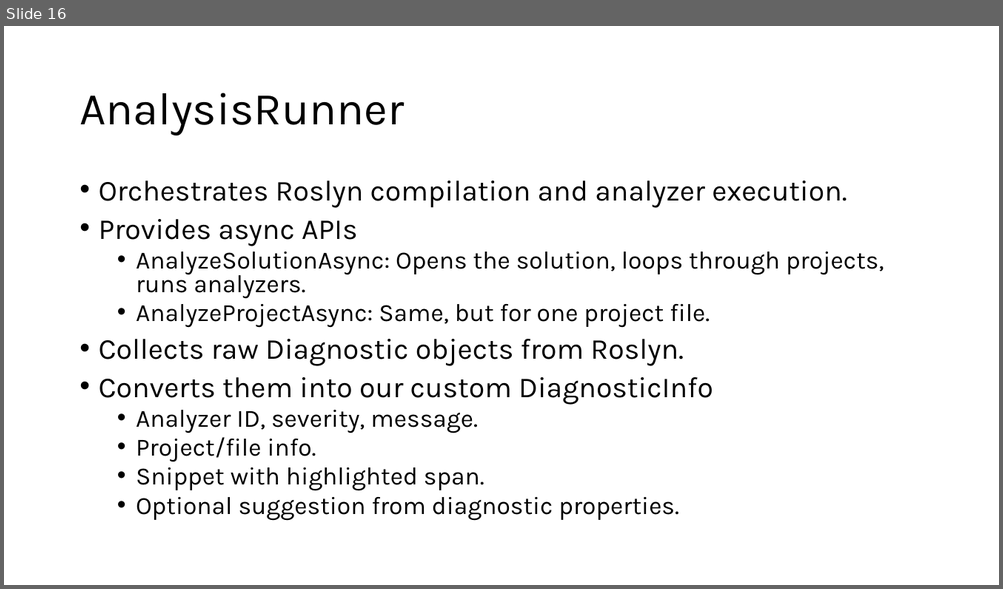
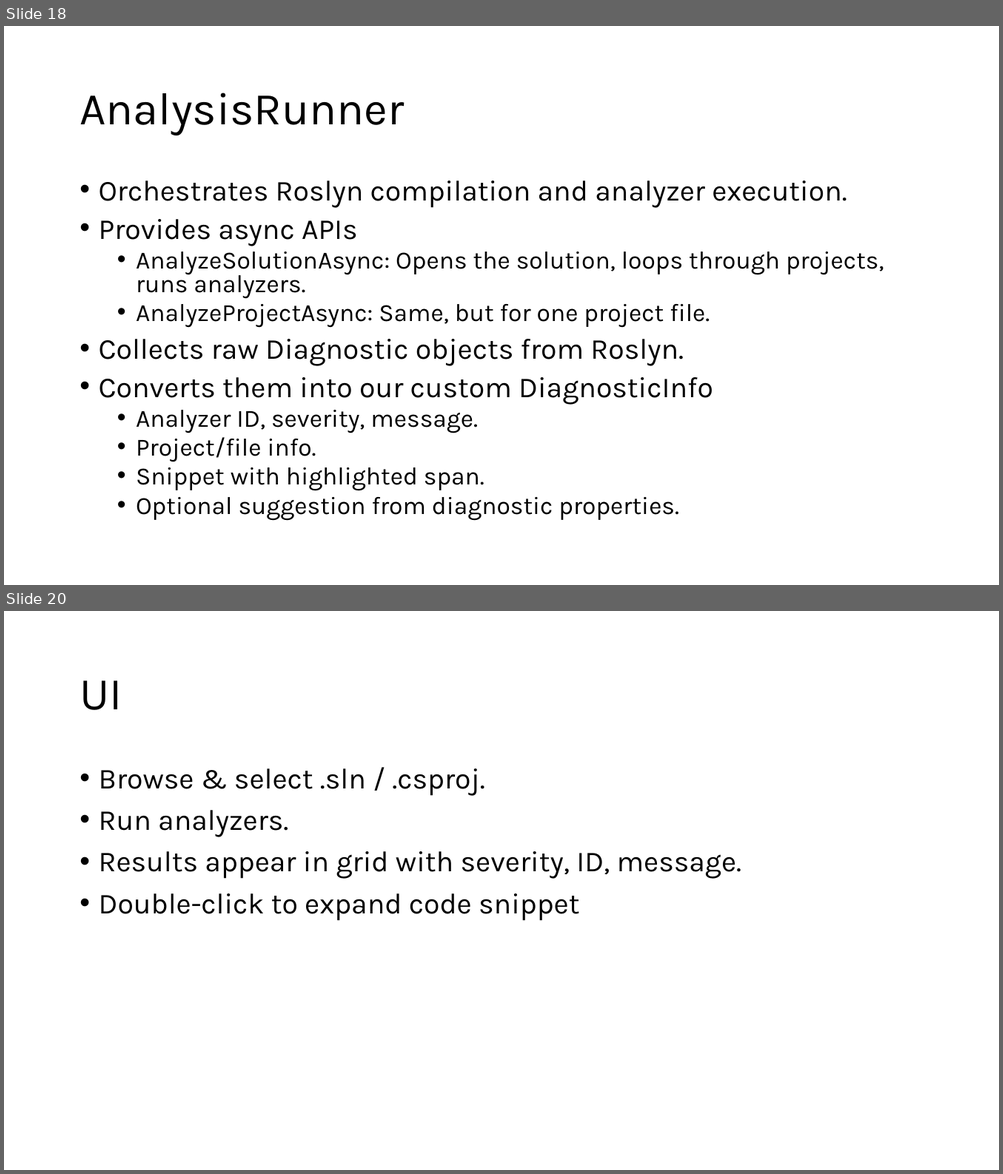
Before and after one commit to Me8mer/MiniAnalyzers, a slide deck: Docs/MiniAnalyzersPresentation.pptx. Shown one above the other, each under a label of ours: slide 16 before the commit, slides 18 and 20 after it; the slides between them are not shown. The pictures are 1003x589 and 1003x1174 pixels, drawn with LibreOffice and Linux fonts; fonts in the diff are those of the drawing. Boxes give left, top, right and bottom in pixels: in the first picture for what was removed or moved away, otherwise in the second. Text is boxed around its words. In the diff, an @@ line names an element or a change of style, - is before the commit and + after.

```diff
--- a/Docs/MiniAnalyzersPresentation.pptx
+++ b/Docs/MiniAnalyzersPresentation.pptx
@@ slide 20 added at (4,611,999,1170), background #FFFFFF @@
@@ title added at (79,681,122,710), 44 pt, text #000000 @@
+UI
@@ text added at (99,769,742,921), 28 pt, text #000000 @@
+• Browse & select .sln / .csproj.
+• Run analyzers.
+• Results appear in grid with severity, ID, message.
+• Double-click to expand code snippet
@@ what was slide 16 is now slide 18 @@
```
Also in this commit, not shown: 4 slides changed, 9 other slides added, 5 slides removed, 3 other files.
